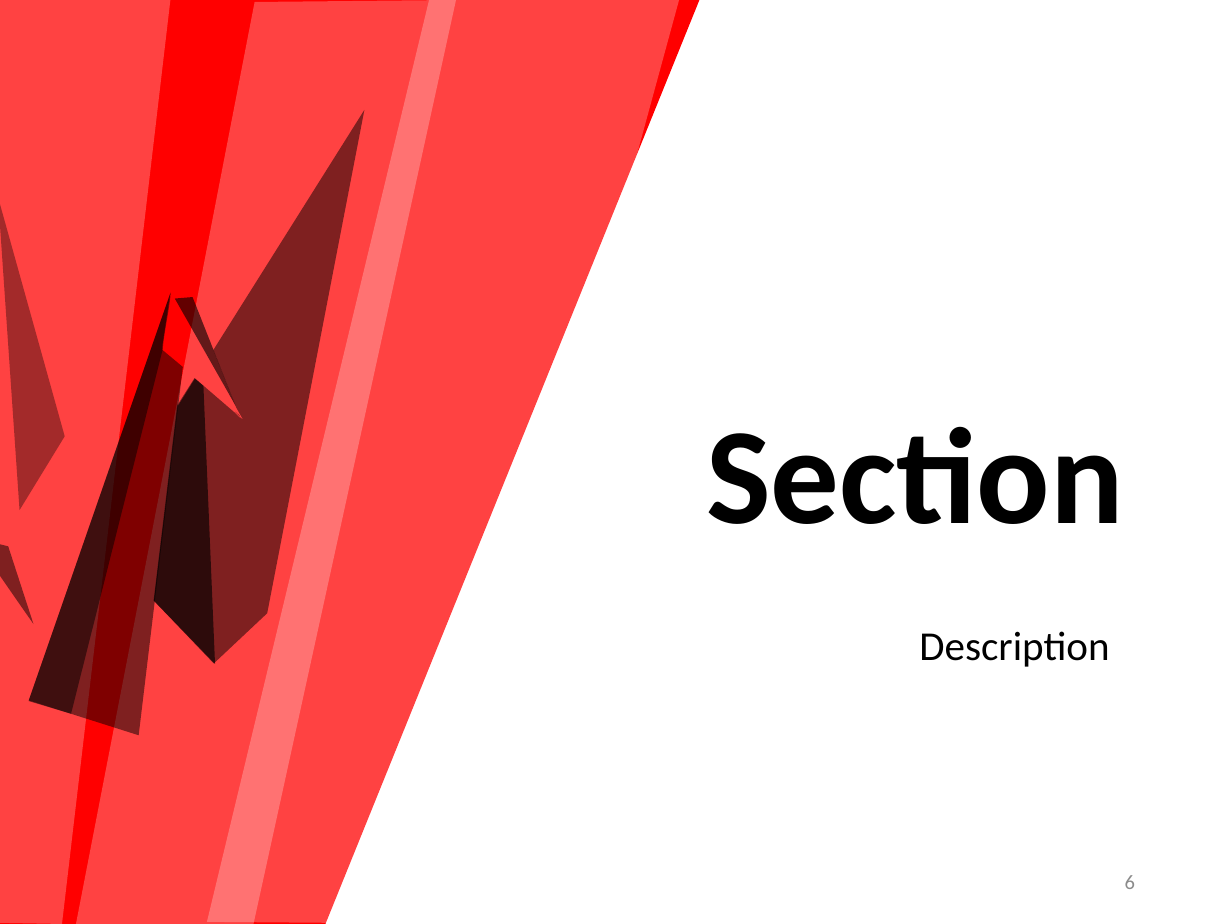
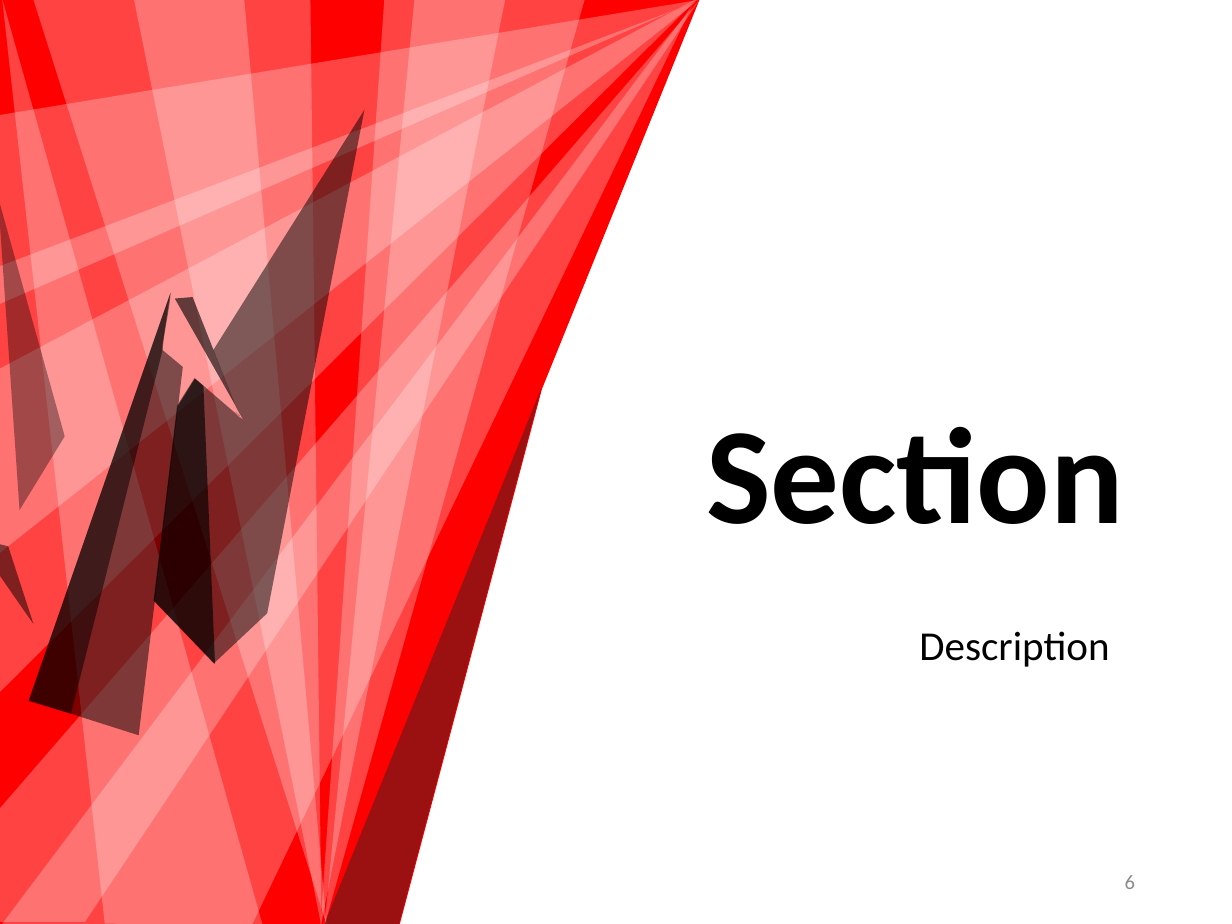
Before and after one commit to mielvds/iswc2016, a slide deck: slide 7 of files/iswc2016-slide-simple.pptx. Drawn at 1232x924 pixels with LibreOffice and Linux fonts; fonts in the diff are those of the drawing. Boxes give left, top, right and bottom in pixels: in the first picture for what was removed or moved away, otherwise in the second. Text is boxed around its words. In the diff, an @@ line names an element or a change of style, - is before the commit and + after.

```diff
--- a/files/iswc2016-slide-simple.pptx
+++ b/files/iswc2016-slide-simple.pptx
@@ freeform shape at [0, 0, 700, 924]: outline redrawn @@
@@ freeform shape added at [0, 0, 389, 924], fill #FFFFFF at 26% opacity @@
@@ freeform shape added at [0, 2, 696, 554], fill #FFFFFF at 26% opacity @@
@@ freeform shape added at [0, 0, 700, 922], fill #FFFFFF at 26% opacity @@
@@ freeform shape added at [0, 0, 697, 694], fill #FFFFFF at 26% opacity @@
@@ freeform shape added at [0, 0, 699, 304], fill #FFFFFF at 26% opacity @@
@@ freeform shape: place and size @@
-freeform shape at [0, 0, 170, 924]
+freeform shape at [2, 0, 264, 924]
@@ freeform shape added at [2, 6, 692, 924], fill #FFFFFF at 26% opacity @@
@@ freeform shape added at [33, 0, 326, 924], fill #FFFFFF at 26% opacity @@
@@ freeform shape: place and size @@
-freeform shape at [76, 0, 456, 924]
+freeform shape at [134, 0, 322, 924]
@@ freeform shape added at [320, 0, 505, 924], fill #FFFFFF at 26% opacity @@
@@ freeform shape: place and size @@
-freeform shape at [207, 0, 680, 923]
+freeform shape at [324, 0, 585, 924]
@@ freeform shape added at [239, 388, 541, 924], fill #262626 at 46% opacity @@
```
Also in this commit, not shown: 9 other slides changed.
